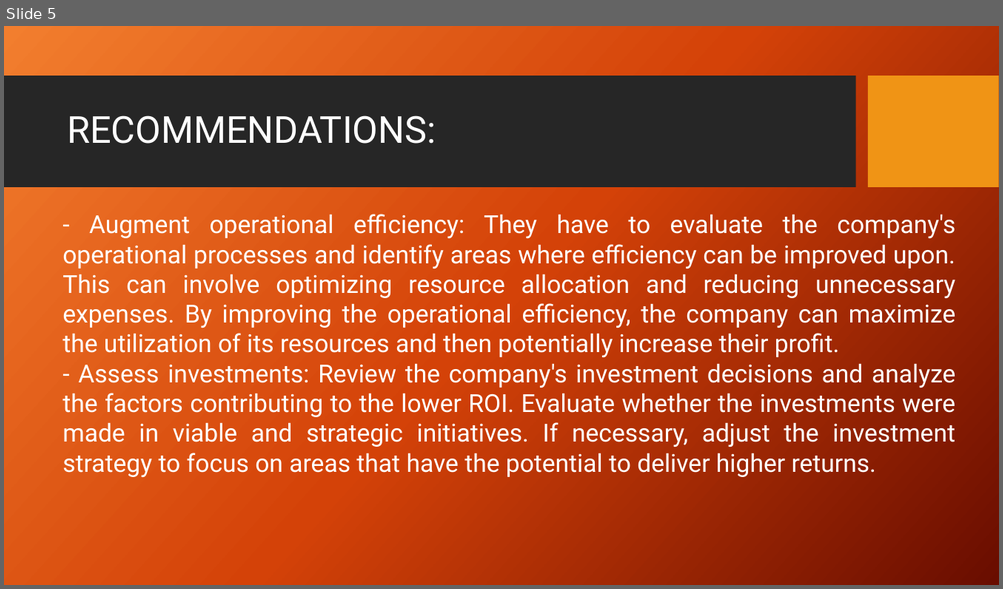
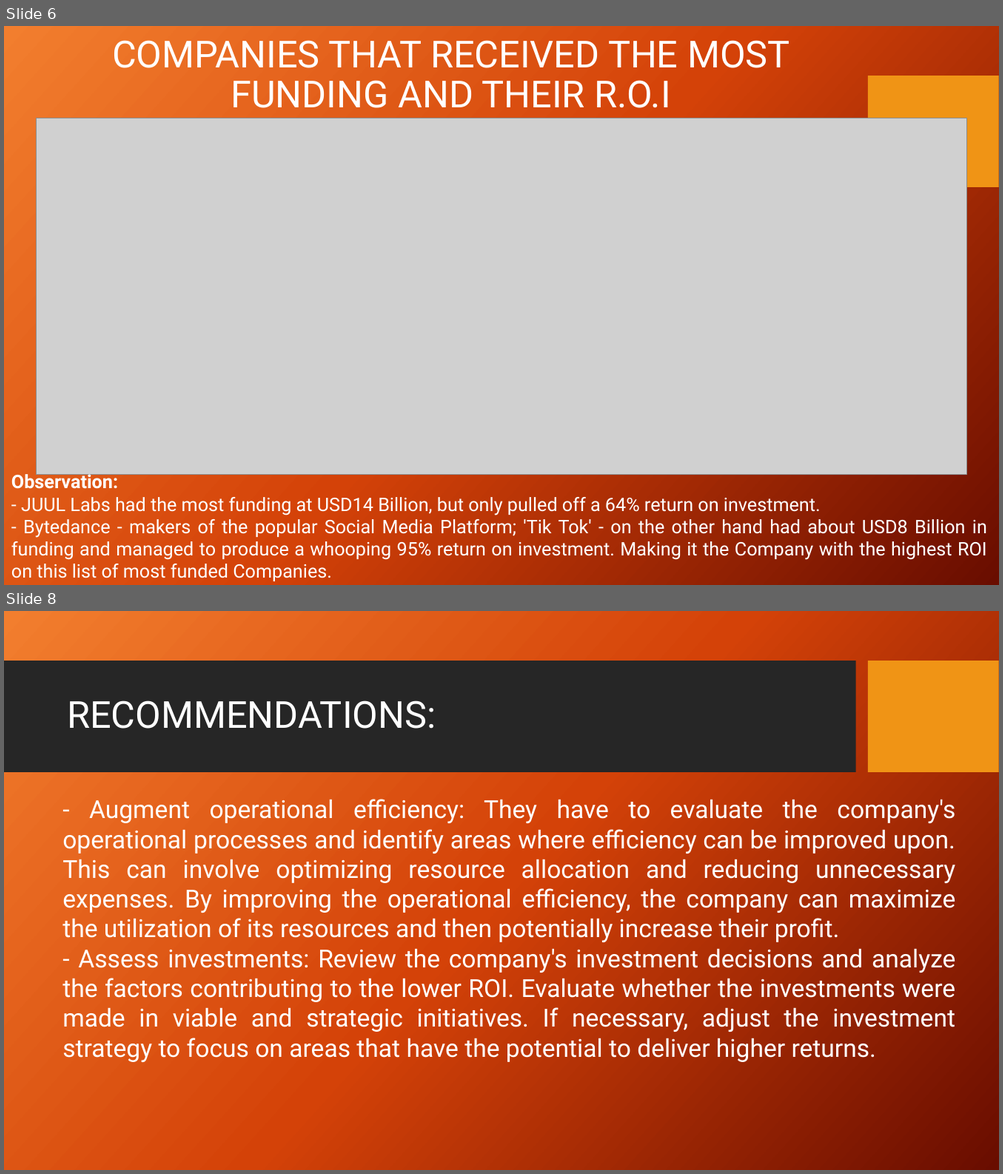
Before and after one commit to Nnamd1/Quantum-Analytics, a slide deck: NNAMDI LEONARD OGBUEFI'S PROJECT - POWERPOINT.pptx. Shown one above the other, each under a label of ours: slide 5 before the commit, slides 6 and 8 after it; the slides between them are not shown. The pictures are 1003x589 and 1003x1174 pixels, drawn with LibreOffice and Linux fonts; fonts in the diff are those of the drawing; grey boxes stand for pictures; background and template pictures are left out. Boxes give left, top, right and bottom in pixels: in the first picture for what was removed or moved away, otherwise in the second. Text is boxed around its words. In the diff, an @@ line names an element or a change of style, - is before the commit and + after.

Commit message:
Add files via upload
UPDATED POWERPOINT

```diff
--- a/NNAMDI LEONARD OGBUEFI'S PROJECT - POWERPOINT.pptx
+++ b/NNAMDI LEONARD OGBUEFI'S PROJECT - POWERPOINT.pptx
@@ slide 6 added at (4, 26, 999, 585), background picture (left out); not listed: 1 template element that a slide beside it also shows @@
@@ title added at (112, 40, 789, 108), 36 pt, text #FFFFFF @@
+COMPANIES THAT RECEIVED THE MOST FUNDING AND THEIR R.O.I
@@ picture added at (36, 118, 967, 475) @@
@@ text added at (11, 472, 987, 582), 18 pt, text #FFFFFF @@
+Observation:
+- JUUL Labs had the most funding at USD14 Billion, but only pulled off a 64% return on investment.
+- Bytedance - makers of the popular Social Media Platform; 'Tik Tok' - on the other hand had about USD8 Billion in funding and managed to produce a whooping 95% return on investment. Making it the Company with the highest ROI on this list of most funded Companies.
@@ what was slide 5 is now slide 8 @@
```
Also in this commit, not shown: 2 other slides added.
